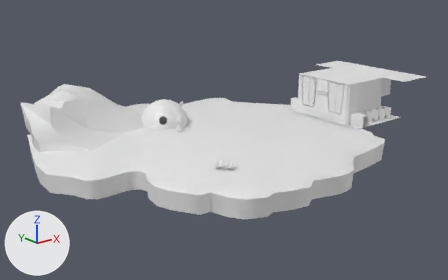
The FBX model Assets/Models/Office.fbx as it was, and as the next commit left it.
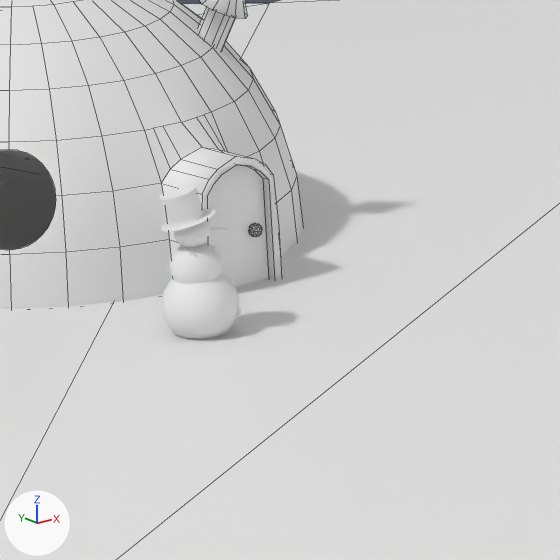
The first picture shows the older version from a 50 mm camera at (-278.0, -216.0, 80.0) aimed at (-93.0, 15.0, -13.0). The close-ups show both versions on the part from 36% to 47% of the width and 37% to 54% of the height of that picture; other places that the commit changed are outside them. Lighting does not change. The marker at lower left points along +X, +Y and +Z. The close-ups show mesh edges as thin lines. Where no turn or scale is listed for an object, it has been applied to the vertices.

Names of what the first close-up shows: 'Iceberg', 'Igloos', 'Snowman'.
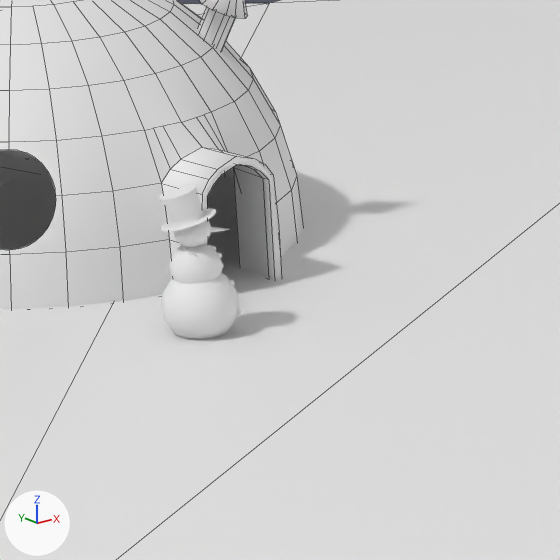
Location of each change, (x1, y1, x2, y2) in pixels of the close-ups (560 x 560 px):
part 1 of me_igloos, deleted
    before: (249, 223, 262, 237)
part 2 of me_igloos, deleted
    before: (207, 165, 269, 288)
part 3 of me_igloos, added
    after: (233, 165, 269, 278)

The change in detail:
me_igloos has 405 vertices, 323 faces and spans x -9.2..15.4, y -13.1..13.1, z 2.4..14.7.
me_igloos is used by ob_igloos; location (-111.54, 44.94, -10.57).
Verts and faces of me_igloos; kept vertices keep their numbers, new ones are numbered from 405.
Before the commit, vertices of me_igloos: 304 (7.0, -12.0, 7.0) at pixel (262, 178), 305 (7.2, -12.1, 2.4), 306 (5.2, -12.2, 8.0), 307 (3.4, -12.6, 7.0), 308 (3.3, -12.7, 2.4).
Before the commit, vertices of me_igloos: 309 (4.3, -12.4, 7.7), 310 (6.1, -12.1, 7.7) at pixel (245, 165), 311 (6.6, -12.0, 7.4) at pixel (254, 169), 312 (3.8, -12.5, 7.4).
me_igloos part 1: the loose piece of 39 vertices spanning x 6.1..6.6, y -12.6..-12.1, z 4.5..5.1 is deleted.
me_igloos part 2: the loose piece of 9 vertices spanning x 3.3..7.2, y -12.7..-12.0, z 2.4..8.0 is deleted.
Part 3, on me_igloos:
New vertices 405 to 413 stand at vertices 304 to 312, in that order, plus (0.0, 2.2, 0.0).
New faces: (304, 405, 406, 305), (307, 408, 413, 312), (306, 407, 411, 310), (304, 311, 412, 405), (307, 308, 409, 408), (310, 411, 412, 311).
New faces: (309, 312, 413, 410), (306, 309, 410, 407).
